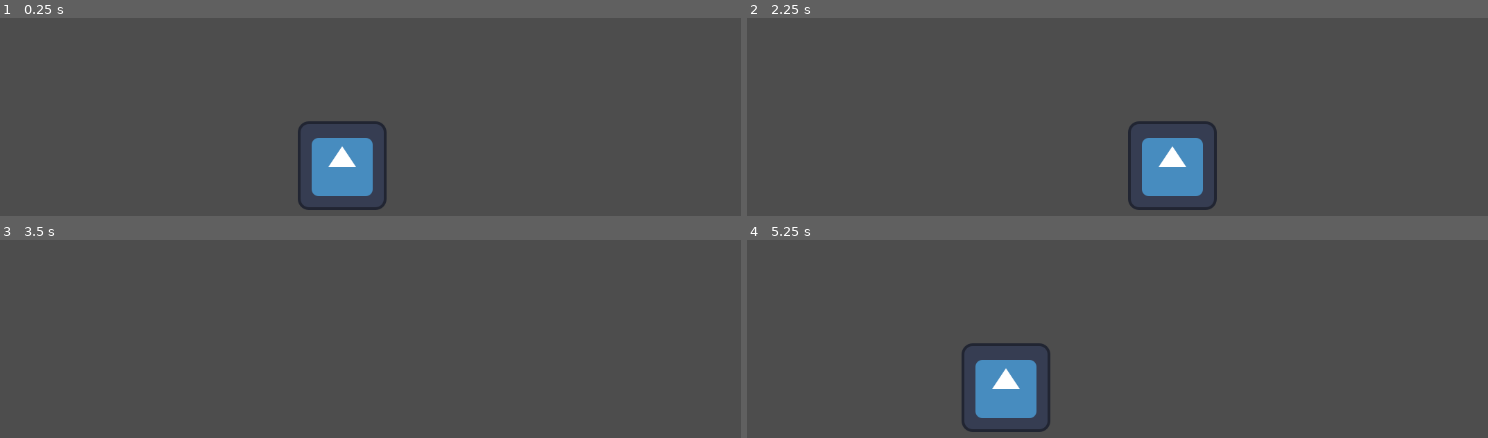
Above: before the commit, frames 1-4 (two rows, left to right).
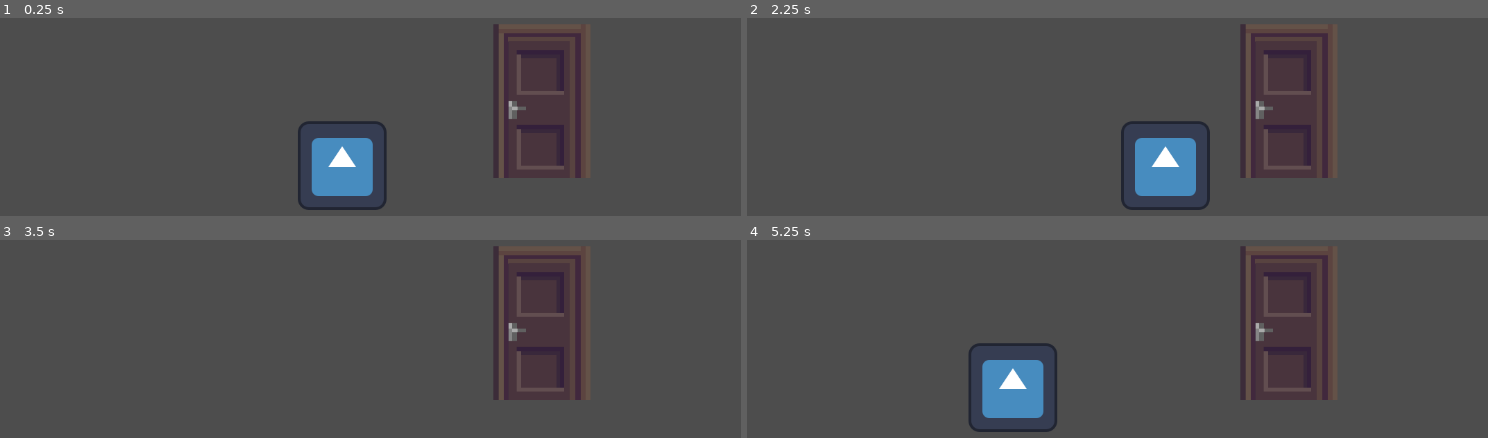
Above: after the commit, the same moments.

Repository: jeranimez/RPGManiaXIV_TreeKeeper
Game: Godot game, scene res://scenes/levels/level.tscn
Same seed, same stepped clock (60 frames per second), same inputs: the game is played once before the commit and once after it. The engine's default icon, where the game draws it, is replaced by a stand-in: a white triangle on a blue panel in a dark square.
Inputs (mouse positions are in pixels of both pictures, inside the frame that each line leads up to):
- Up to frame 1 (0.25 s): no input
- Up to frame 2 (2.25 s): tap Enter at 0.5 s; move the mouse to (1265, 148) at 0.52 s; press the mouse at (1265, 148) at 0.53 s; hold D (right) 0.53-1.28 s; move the mouse to (932, 192) at 1.27 s; release the mouse at (932, 192) at 1.28 s; hold A (left) 1.28-2.03 s; click (932, 192) at 1.35 s; move the mouse to (1169, 71) at 2.02 s; press the mouse at (1169, 71) at 2.03 s; hold D (right) from 2.03 s (still down)
- Up to frame 3 (3.5 s): keep holding D (right); move the mouse to (outside the picture) at 2.77 s; release the mouse at (outside the picture) at 2.78 s; click (outside the picture) at 2.85 s
- Up to frame 4 (5.25 s): tap Space at 3.5 s; move the mouse to (outside the picture) at 3.52 s; release D (right) at 3.53 s; press the mouse at (outside the picture) at 3.53 s; hold A (left) from 3.53 s (still down); move the mouse to (850, 325) at 4.27 s; release the mouse at (850, 325) at 4.28 s; click (850, 325) at 4.35 s; move the mouse to (1124, 392) at 5.02 s; press the mouse at (1124, 392) at 5.03 s

The runs differ from the first frame. In frame 1, 6.6% of the frame differs, in the area x 66-79%, y 3-81%; in frame 2, 8.1%, in the area x 50-79%, y 3-97%; in frame 3, 6.6%; in frame 4, 8.1%.
Error after the commit: Invalid access to property or key 'item' on a base object of type 'null instance'. (res://scripts/door.gd:14)

Commit message:
Attempt on level transition
Attempt on level transition that occurs on click as well as when a player is near the transition point.

Diff:
--- /dev/null
+++ b/scenes/door.tscn
@@ -0,0 +1,19 @@
+[gd_scene load_steps=4 format=3 uid="uid://0bj2c4wa30bb"]
+
+[ext_resource type="Texture2D" uid="uid://ctsnqpv8j3f84" path="res://pixel_door.png" id="1_p3c5o"]
+[ext_resource type="Script" path="res://scripts/door.gd" id="2_uixwj"]
+
+[sub_resource type="RectangleShape2D" id="RectangleShape2D_fd18d"]
+size = Vector2(251.427, 394.846)
+
+[node name="door" type="Sprite2D"]
+position = Vector2(3.8147e-06, -1.99999)
+scale = Vector2(0.564777, 0.564777)
+texture = ExtResource("1_p3c5o")
+
+[node name="Area2D" type="Area2D" parent="."]
+script = ExtResource("2_uixwj")
+
+[node name="CollisionShape2D" type="CollisionShape2D" parent="Area2D"]
+position = Vector2(-1.77061, 2.65589)
+shape = SubResource("RectangleShape2D_fd18d")
--- a/scenes/levels/level.tscn
+++ b/scenes/levels/level.tscn
@@ -1,6 +1,7 @@
-[gd_scene load_steps=3 format=3 uid="uid://ctctvyqngteny"]
+[gd_scene load_steps=4 format=3 uid="uid://ctctvyqngteny"]
 
 [ext_resource type="PackedScene" uid="uid://455mtnkpxpgn" path="res://scenes/player.tscn" id="1_pcauf"]
+[ext_resource type="PackedScene" uid="uid://0bj2c4wa30bb" path="res://scenes/door.tscn" id="2_0ydly"]
 
 [sub_resource type="WorldBoundaryShape2D" id="WorldBoundaryShape2D_x55cm"]
 
@@ -18,3 +19,6 @@
 
 [node name="CollisionShape2D" type="CollisionShape2D" parent="StaticBody2D"]
 shape = SubResource("WorldBoundaryShape2D_x55cm")
+
+[node name="door" parent="." instance=ExtResource("2_0ydly")]
+position = Vector2(865, 224)
--- a/scenes/player.tscn
+++ b/scenes/player.tscn
@@ -23,6 +23,7 @@
 height = 122.0
 
 [node name="player" type="CharacterBody2D"]
+z_index = 5
 script = ExtResource("1_cwndu")
 
 [node name="AnimatedSprite2D" type="AnimatedSprite2D" parent="."]
--- /dev/null
+++ b/scripts/door.gd
@@ -0,0 +1,17 @@
+extends Area2D
+
+@onready var player = $player
+var clicked = false
+var click_position = position
+
+func _input_event(viewport, event, shape_idx):
+	if event.is_action_pressed("left_click"):
+		click_position = get_global_mouse_position()
+		clicked = true
+		print(clicked)
+
+func _process(delta):
+	if player.item == false:
+		clicked = false
+	if clicked == true and (click_position.x - 100 < player.position.x < click_position.x + 100):
+		print("next level")
--- a/scripts/player.gd
+++ b/scripts/player.gd
@@ -3,6 +3,8 @@
 
 const SPEED = 10.0
 var click_position = position
+var item = false
+@onready var door = $door
 
 
 
@@ -12,11 +14,17 @@
 
 	if Input.is_action_just_pressed("left_click"):
 		click_position = get_global_mouse_position()
+		if door.clicked == true:
+			item = true
+		else:
+			item = false
 
 	if Input.is_action_pressed("left"):
+		item = false
 		click_position = position
 		position.x -= SPEED
 	elif Input.is_action_pressed("right"):
+		item = false
 		click_position = position
 		position.x += SPEED
 	else:
Binary file added: pixel_door.png
Not shown, added: pixel_door.png.import
